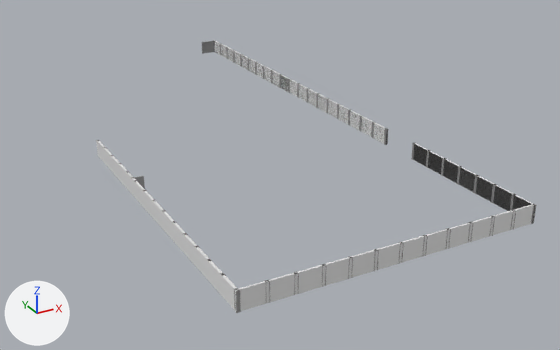
The Blender file assets/units/pd2_mod_hwu/architecture/warehouse/ext_warehouse_wall_fence.blend, before and after one commit.
The view is the same before and after, from a camera (50 mm lens) standing at (-81.6, -107.6, 52.4) and looking at (-16.1, 11.4, -7.1). The lights are fixed; the arrows at lower left show +X, +Y and +Z.

The first picture shows 'g_g', 's_s'.
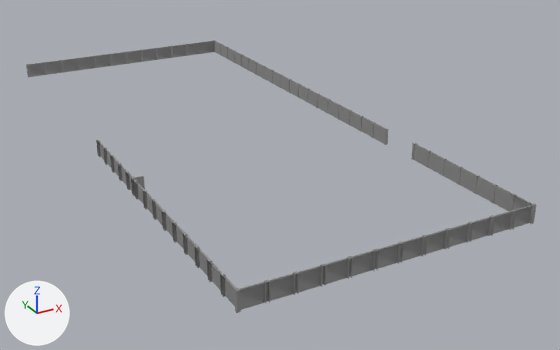
Pixel boxes [x1, y1, x2, y2] of what changed, in the pictures (560 x 350 px):
'g_g', reshaped (17% wider): before [99, 40, 536, 313]; after [26, 40, 536, 313]
's_s', hidden: before [96, 41, 536, 312]
part 1 of me_g_g, added: after [187, 43, 200, 56]
part 2 of me_g_g, added: after [173, 44, 186, 58]
part 3 of me_g_g, added: after [158, 46, 171, 60]
part 4 of me_g_g, added: after [143, 48, 157, 62]
part 5 of me_g_g, added: after [127, 50, 142, 64]
part 6 of me_g_g, added: after [112, 52, 126, 66]
part 7 of me_g_g, added: after [96, 54, 111, 68]
part 8 of me_g_g, added: after [79, 56, 95, 70]
part 9 of me_g_g, added: after [63, 58, 78, 72]
part 10 of me_g_g, added: after [46, 60, 62, 75]
part 11 of me_g_g, added: after [29, 62, 45, 77]

What the commit changed:
me_g_g has 816 vertices, 383 faces and spans x -48.3..0.2, y -36.5..76.2, z -1.8..1.3.
me_g_g is used by ob_g_g; parent ob_rp_int_warehouse_wall_fence; location (0.0, 0.25, 1.75).
me_g_g part 1: the loose piece of 8 vertices spanning x -0.1..0.1, y 72.2..75.8, z -1.8..1.2 is copied, and the copy is turned -90 degrees about the z axis through its middle, then moved by (-6.0, 2.0, 0.0); it spans x -7.8..-4.2, y 75.9..76.1, z -1.7..1.2.
me_g_g part 2: the loose piece of 8 vertices spanning x -0.1..0.1, y 72.2..75.8, z -1.8..1.2 is copied, and the copy is turned -90 degrees about the z axis through its middle, then moved by (-10.0, 2.0, 0.0); it spans x -11.8..-8.2, y 75.9..76.1, z -1.7..1.2.
me_g_g part 3: the loose piece of 8 vertices spanning x -0.1..0.1, y 72.2..75.8, z -1.8..1.2 is copied, and the copy is turned -90 degrees about the z axis through its middle, then moved by (-14.0, 2.0, 0.0); it spans x -15.8..-12.2, y 75.9..76.1, z -1.7..1.2.
me_g_g part 4: the loose piece of 8 vertices spanning x -0.1..0.1, y 72.2..75.8, z -1.8..1.2 is copied, and the copy is turned -90 degrees about the z axis through its middle, then moved by (-18.0, 2.0, 0.0); it spans x -19.8..-16.2, y 75.9..76.1, z -1.7..1.2.
me_g_g part 5: the loose piece of 8 vertices spanning x -0.1..0.1, y 72.2..75.8, z -1.8..1.2 is copied, and the copy is turned -90 degrees about the z axis through its middle, then moved by (-22.0, 2.0, 0.0); it spans x -23.8..-20.2, y 75.9..76.1, z -1.7..1.2.
me_g_g part 6: the loose piece of 8 vertices spanning x -0.1..0.1, y 72.2..75.8, z -1.8..1.2 is copied, and the copy is turned -90 degrees about the z axis through its middle, then moved by (-26.0, 2.0, 0.0); it spans x -27.8..-24.2, y 75.9..76.1, z -1.7..1.2.
me_g_g part 7: the loose piece of 8 vertices spanning x -0.1..0.1, y 72.2..75.8, z -1.8..1.2 is copied, and the copy is turned -90 degrees about the z axis through its middle, then moved by (-30.0, 2.0, 0.0); it spans x -31.8..-28.2, y 75.9..76.1, z -1.7..1.2.
me_g_g part 8: the loose piece of 8 vertices spanning x -0.1..0.1, y 72.2..75.8, z -1.8..1.2 is copied, and the copy is turned -90 degrees about the z axis through its middle, then moved by (-34.0, 2.0, 0.0); it spans x -35.8..-32.2, y 75.9..76.1, z -1.7..1.2.
me_g_g part 9: the loose piece of 8 vertices spanning x -0.1..0.1, y 72.2..75.8, z -1.8..1.2 is copied, and the copy is turned -90 degrees about the z axis through its middle, then moved by (-38.0, 2.0, 0.0); it spans x -39.8..-36.2, y 75.9..76.1, z -1.7..1.2.
me_g_g part 10: the loose piece of 8 vertices spanning x -0.1..0.1, y 72.2..75.8, z -1.8..1.2 is copied, and the copy is turned -90 degrees about the z axis through its middle, then moved by (-42.0, 2.0, 0.0); it spans x -43.8..-40.2, y 75.9..76.1, z -1.7..1.2.
me_g_g part 11: the loose piece of 8 vertices spanning x -0.1..0.1, y 72.2..75.8, z -1.8..1.2 is copied, and the copy is turned -90 degrees about the z axis through its middle, then moved by (-46.0, 2.0, 0.0); it spans x -47.8..-44.2, y 75.9..76.1, z -1.7..1.2.
Object 's_s' (ob_s_s) is now hidden.
